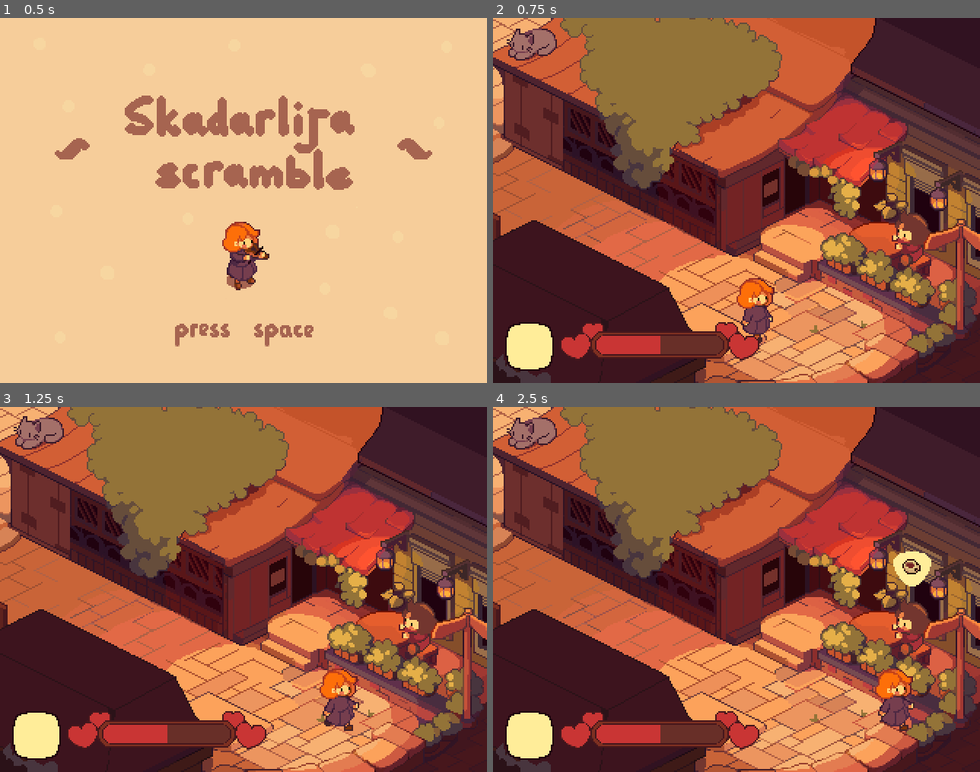
Above: before the commit, frames 1-4 (two rows, left to right).
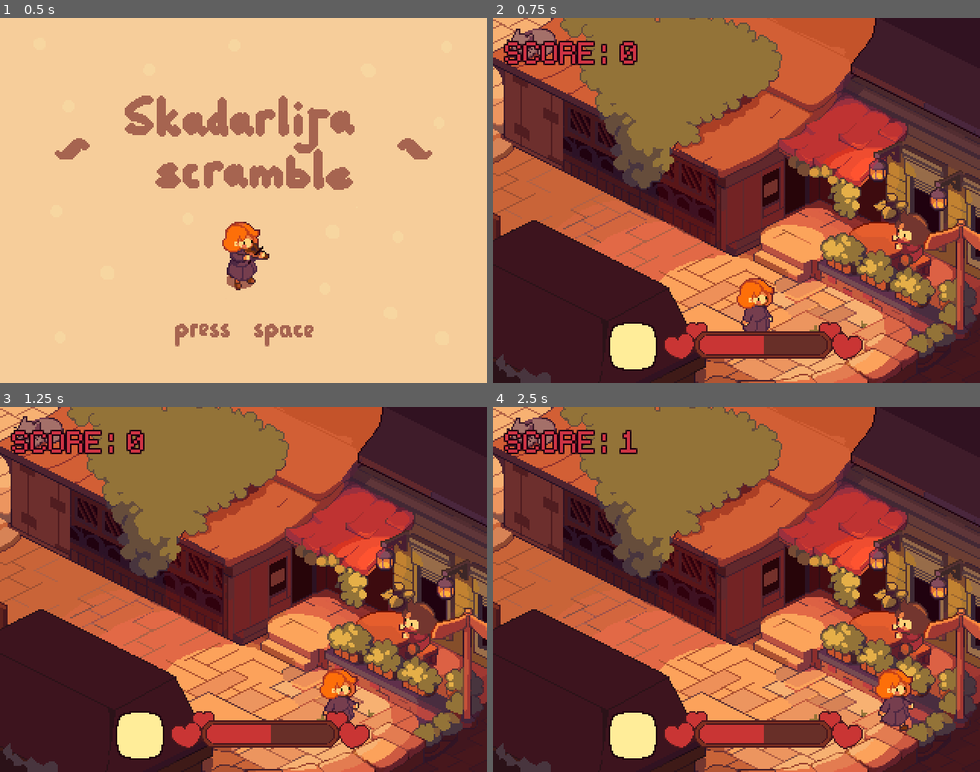
Above: after the commit, the same moments.

Repository: nikolawhallon/SkadarlijaScramble
Game: Godot game, scene res://Scenes/SplashScreen.tscn
The game is run twice, just before and just after one commit, with the same random seed, the same clock (stepped at 60 frames per second) and the same inputs.
Inputs:
- Up to frame 1 (0.5 s): no input
- Up to frame 2 (0.75 s): tap Enter (pick_up) at 0.5 s; hold Right (move_right) from 0.53 s (still down); hold Space (perform) from 0.53 s (still down)
- Up to frame 3 (1.25 s): keep holding Right (move_right); keep holding Space (perform)
- Up to frame 4 (2.5 s): release Right (move_right) at 1.28 s; release Space (perform) at 1.28 s; hold Down (move_down) 1.28-2.03 s; tap Enter (pick_up) at 1.35 s; hold Right (move_right) from 2.03 s (still down); hold Space (perform) from 2.03 s (still down)

Frame 1 is identical in both runs. In frame 2, 7.1% of the frame differs, in the area x 2-76%, y 6-97%; in frame 3, 7.1%; in frame 4, 7.6%, in the area x 2-90%, y 6-97%.

Commit message:
even better desire logic and score counter

Diff:
--- a/Scenes/Game.gd
+++ b/Scenes/Game.gd
@@ -2,6 +2,7 @@
 
 var happiness = 50.0
 var game_over = false
+var score = 0
 
 func _ready():
 	$YSort/Tamburica/PickUpBubble.player = $YSort/Player
@@ -12,6 +13,7 @@
 func _process(delta):
 	if game_over and Input.is_action_just_pressed("restart"):
 		get_tree().reload_current_scene()
+		return
 
 	# TODO: due to the size of the texture, "0" is actually below the meter
 	if not game_over:
@@ -58,3 +60,9 @@
 	$YSort/Player._game_over()
 	$CanvasLayer/Control/GameOverContainer.visible = true
 	game_over = true
+
+func _on_score_timer_timeout():
+	if game_over:
+		return
+	score += 1
+	$CanvasLayer/Control/MarginContainerTop/HBoxContainer/ScoreValue.text = str(score)
--- a/Scenes/Game.tscn
+++ b/Scenes/Game.tscn
@@ -480,6 +480,8 @@
 [node name="GirlCornerA" type="StaticBody2D" parent="YSort" groups=["NPC"]]
 position = Vector2(319.5, 207)
 script = ExtResource("5_p1klc")
+can_desire_coffee = false
+can_desire_food = false
 
 [node name="AnimatedSprite2D" type="AnimatedSprite2D" parent="YSort/GirlCornerA"]
 sprite_frames = SubResource("SpriteFrames_1yh7f")
@@ -495,6 +497,8 @@
 [node name="Janitor" type="StaticBody2D" parent="YSort" groups=["NPC"]]
 position = Vector2(104, -34)
 script = ExtResource("5_p1klc")
+can_desire_coffee = false
+can_desire_food = false
 
 [node name="AnimatedSprite2D" type="AnimatedSprite2D" parent="YSort/Janitor"]
 sprite_frames = SubResource("SpriteFrames_7tlyk")
@@ -781,6 +785,7 @@
 
 [node name="HBoxContainer" type="HBoxContainer" parent="CanvasLayer/Control/MarginContainer"]
 layout_mode = 2
+alignment = 1
 
 [node name="TextureRect" type="TextureRect" parent="CanvasLayer/Control/MarginContainer/HBoxContainer"]
 layout_mode = 2
@@ -802,6 +807,38 @@
 theme_override_font_sizes/font_size = 32
 text = "10"
 
+[node name="MarginContainerTop" type="MarginContainer" parent="CanvasLayer/Control"]
+layout_mode = 1
+anchors_preset = 10
+anchor_right = 1.0
+grow_horizontal = 2
+theme_override_constants/margin_left = 8
+theme_override_constants/margin_top = 8
+theme_override_constants/margin_right = 8
+theme_override_constants/margin_bottom = 8
+
+[node name="HBoxContainer" type="HBoxContainer" parent="CanvasLayer/Control/MarginContainerTop"]
+layout_mode = 2
+
+[node name="ScoreLabel" type="Label" parent="CanvasLayer/Control/MarginContainerTop/HBoxContainer"]
+layout_mode = 2
+theme_override_colors/font_color = Color(0.807843, 0.2, 0.266667, 1)
+theme_override_colors/font_outline_color = Color(0.12549, 0.00784314, 0.0588235, 1)
+theme_override_constants/outline_size = 4
+theme_override_fonts/font = ExtResource("37_rvj5g")
+theme_override_font_sizes/font_size = 32
+text = "SCORE:"
+
+[node name="ScoreValue" type="Label" parent="CanvasLayer/Control/MarginContainerTop/HBoxContainer"]
+layout_mode = 2
+theme_override_colors/font_color = Color(0.807843, 0.2, 0.266667, 1)
+theme_override_colors/font_outline_color = Color(0.12549, 0.00784314, 0.0588235, 1)
+theme_override_constants/outline_size = 4
+theme_override_fonts/font = ExtResource("37_rvj5g")
+theme_override_font_sizes/font_size = 32
+text = "0
+"
+
 [node name="GameOverTimer" type="Timer" parent="."]
 wait_time = 10.9
 one_shot = true
@@ -815,6 +852,9 @@
 position = Vector2(70, 78)
 sprite_frames = SubResource("SpriteFrames_p5fo8")
 autoplay = "default"
+
+[node name="ScoreTimer" type="Timer" parent="."]
+autostart = true
 
 [connection signal="item_picked_up" from="YSort/Player" to="." method="_on_player_item_picked_up"]
 [connection signal="performing" from="YSort/Player" to="." method="_on_player_performing"]
@@ -835,3 +875,4 @@
 [connection signal="happiness_changed" from="YSort/Janitor" to="." method="_on_npc_happiness_changed"]
 [connection signal="timeout" from="YSort/Janitor/Timer" to="YSort/Janitor" method="_on_timer_timeout"]
 [connection signal="timeout" from="GameOverTimer" to="." method="_on_game_over_timer_timeout"]
+[connection signal="timeout" from="ScoreTimer" to="." method="_on_score_timer_timeout"]
--- a/Scenes/NPC.gd
+++ b/Scenes/NPC.gd
@@ -6,6 +6,10 @@
 # (this is why I have made them all unique StaticBody2Ds in the first place, of course)
 
 signal happiness_changed(amount)
+
+@export var can_desire_coffee = true
+@export var can_desire_food = true
+@export var can_desire_music = true
 
 var rng = RandomNumberGenerator.new()
 var desire = null
@@ -24,7 +28,7 @@
 func _process(delta):
 	if desire != null:
 		happiness_changed.emit(-happiness_decrement)
-		happiness_decrement = clamp(happiness_decrement + default_happiness_decrement * delta / 5.0, default_happiness_decrement, happiness_increment)
+		happiness_decrement = clamp(happiness_decrement + default_happiness_decrement * delta / 5.0, default_happiness_decrement, 1.5 * happiness_increment)
 
 	if happiness_for_desire >= max_happiness_for_desire:
 		desire = null
@@ -41,7 +45,7 @@
 	var random_number = rng.randf()
 
 	# short-circuit if we decide the NPC will have no desire for an iteration
-	if random_number < 0.2:
+	if random_number < 0.1:
 		desire = null
 		desire_bubble = null
 		$Timer.start(timeout_time)
@@ -51,15 +55,21 @@
 	desire_bubble = load("res://Scenes/DesireBubble.tscn").instantiate()
 	add_child(desire_bubble)
 
-	if random_number < 1.0 / 3.0:
+	if random_number < 2.0 / 5.0 and can_desire_music:
 		desire = "music"
 		desire_bubble.init(-40, "music")
-	elif random_number < 2.0 / 3.0:
+	elif random_number < 3.5 / 5.0 and can_desire_coffee:
 		desire = "coffee"
 		desire_bubble.init(-40, "coffee")
-	elif random_number < 3.0 / 3.0:
+	elif random_number < 5.0 / 5.0 and can_desire_food:
 		desire = "food"
 		desire_bubble.init(-40, "food")
+	else:
+		# hack - I'm not properly doing the fractions above
+		# taking into account the actual possible list of desires
+		# so if I haven't been able to make a desire bubble by now,
+		# let's drop it
+		desire_bubble.queue_free()
 
 	#$Timer.start(timeout_time)
 
